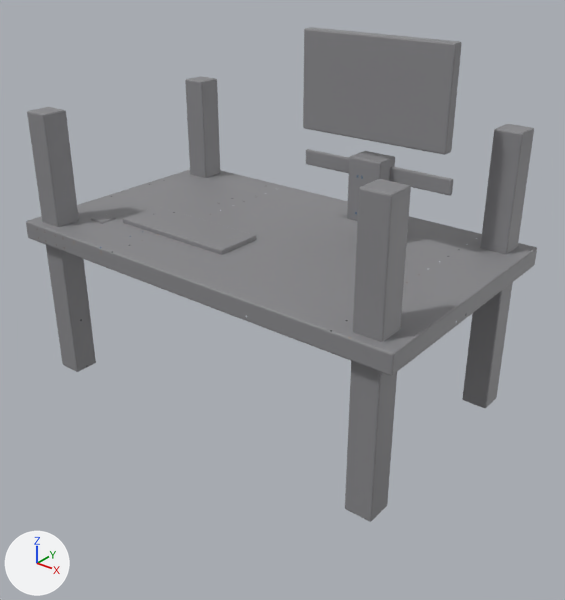
Renders of the FBX model unity/Assets/Art/BlenderBaked/prop-desk/mesh_prop-desk.fbx from each side of a commit.
The view is the same before and after, from a 50 mm lens placed at (1.208, -1.461, 1.542), pointed at (0.05, -0.013, 0.644). The axes (+X, +Y, +Z) are drawn at lower left. The lights are the same throughout. The older version comes first. Where no turn or scale is listed for an object, it has been applied to the vertices.

Names of what the first picture shows: 'mesh_prop-desk'.
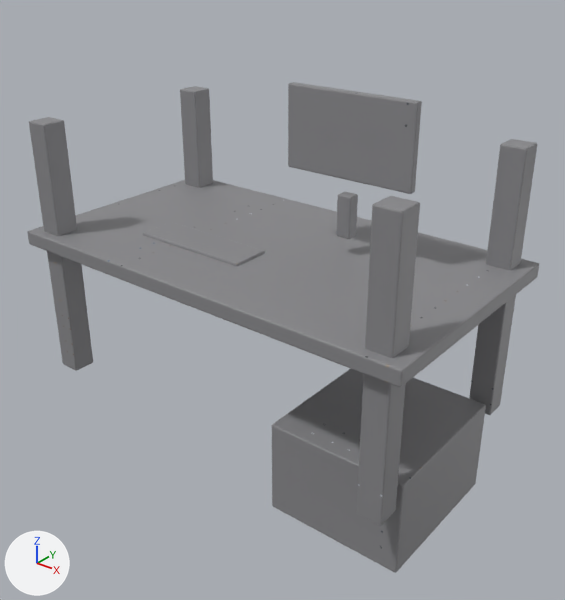
What changed in the scene script:
```text
Change me_prop_desk:
    used by ob_mesh_prop_desk; location = (0.0, 0.0, 0.0)
    remove me_prop_desk.from_pydata(...)  # 616 vertices, 594 faces; spans x -0.575..0.575, y -0.34..0.34, z 0.37..1.31
    add me_prop_desk.from_pydata(...)  # 604 vertices, 582 faces; spans x -0.59..0.59, y -0.33..0.33, z 0.15..1.185
    me_prop_desk part 1: the loose piece of 56 vertices spanning x -0.575..0.575, y -0.34..0.34, z 0.765..0.815 is multiplied about its middle by the matrix ((1.026, 0.0, 0.0), (0.0, 0.97, 0.0), (0.0, 0.0, 0.781)), then moved by (0.0, 0.0, -0.03)
    me_prop_desk part 2: the loose piece of 56 vertices spanning x -0.535..-0.465, y 0.245..0.315, z 0.37..1.11 is scaled about its middle by (0.924, 0.924, 0.973), then moved by (-0.02, -0.01, -0.02)
    me_prop_desk part 3: the loose piece of 56 vertices spanning x 0.465..0.535, y 0.245..0.315, z 0.37..1.11 is scaled about its middle by (0.924, 0.924, 0.973), then moved by (0.02, -0.01, -0.02)
    me_prop_desk part 4: the loose piece of 56 vertices spanning x -0.535..-0.465, y -0.315..-0.245, z 0.37..1.11 is scaled about its middle by (0.924, 0.924, 0.973), then moved by (-0.02, 0.01, -0.02)
    me_prop_desk part 5: the loose piece of 56 vertices spanning x 0.465..0.535, y -0.315..-0.245, z 0.37..1.11 is scaled about its middle by (0.924, 0.924, 0.973), then moved by (0.02, 0.01, -0.02)
    me_prop_desk part 6: the loose piece of 56 vertices spanning x -0.36..0.0, y -0.185..-0.055, z 0.802..0.827 is scaled about its middle by (0.944, 0.841, 0.665), then moved by (0.03, 0.02, -0.036)
    me_prop_desk part 7: a new loose piece of 56 vertices spanning x 0.17..0.55, y -0.21..0.21, z 0.15..0.41, in mat_m_prop_desk (picture img_mesh_prop_desk_basecolor_png)
    me_prop_desk part 8: a new loose piece of 56 vertices spanning x 0.16..0.2, y 0.063..0.098, z 0.827..0.937, in mat_m_prop_desk (picture img_mesh_prop_desk_basecolor_png)
    me_prop_desk part 9: a new loose piece of 56 vertices spanning x 0.0..0.36, y 0.069..0.091, z 0.975..1.185, in mat_m_prop_desk (picture img_mesh_prop_desk_basecolor_png)
    me_prop_desk part 10: the loose piece of 56 vertices spanning x 0.175..0.265, y 0.085..0.155, z 0.87..1.03 is deleted
    me_prop_desk part 11: the loose piece of 56 vertices spanning x 0.01..0.43, y 0.13..0.14, z 0.97..1.01 is deleted
    me_prop_desk part 12: the loose piece of 56 vertices spanning x -0.445..-0.395, y -0.225..-0.175, z 0.8..0.82 is deleted
    me_prop_desk part 13
    56 vertices are removed from x 0.02..0.42, y 0.104..0.136, z 1.07..1.31
    54 faces are deleted
    other edits to the shape of me_prop_desk do not show in these pictures
```

Changed parts and their boxes [x1, y1, x2, y2] in the pictures (565 x 600 px; the box of a moved part takes in the faces that stretch with it):
'mesh_prop-desk', reshaped
    before: [26, 27, 537, 522]
    after: [27, 82, 539, 573]
part 1 of me_prop_desk, moved or reshaped
    before: [26, 170, 537, 376]
    after: [27, 180, 539, 387]
part 2 of me_prop_desk, moved or reshaped
    before: [185, 76, 220, 178]
    after: [180, 86, 213, 188]
part 3 of me_prop_desk, moved or reshaped
    before: [462, 124, 534, 408]
    after: [469, 139, 537, 415]
part 4 of me_prop_desk, moved or reshaped
    before: [27, 107, 96, 372]
    after: [29, 117, 93, 371]
part 5 of me_prop_desk, moved or reshaped
    before: [345, 179, 411, 522]
    after: [356, 196, 420, 526]
part 6 of me_prop_desk, moved or reshaped
    before: [123, 207, 256, 255]
    after: [143, 222, 265, 266]
part 7 of me_prop_desk, added
    after: [272, 369, 486, 573]
part 8 of me_prop_desk, added
    after: [336, 192, 358, 239]
part 9 of me_prop_desk, added
    after: [288, 82, 422, 194]
part 10 of me_prop_desk, deleted
    before: [347, 151, 395, 221]
part 11 of me_prop_desk, deleted
    before: [306, 149, 453, 196]
part 12 of me_prop_desk, deleted
    before: [91, 214, 116, 224]
part 13 of me_prop_desk, deleted
    before: [303, 27, 462, 155]
